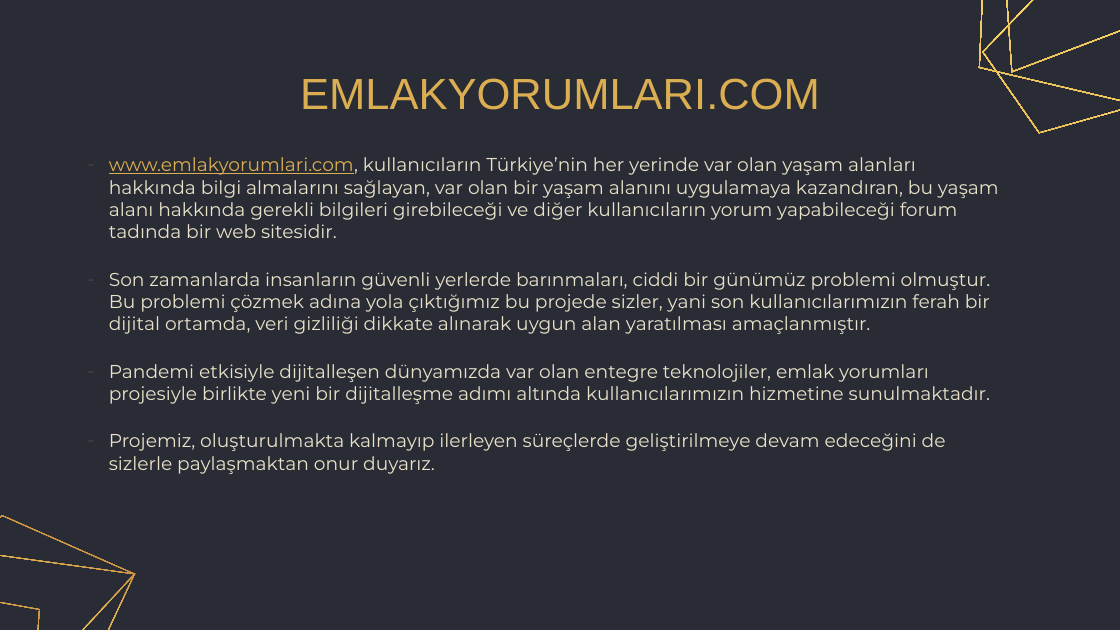
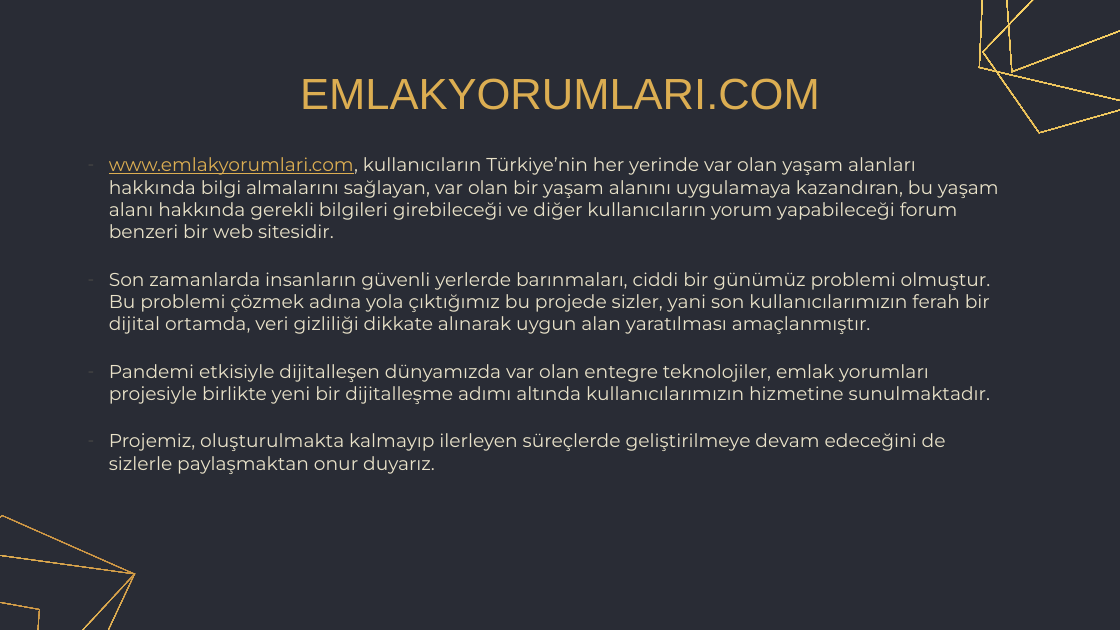
Before and after one commit to cmlblbn/Emlak_Yorumlari.com, a slide deck: slide 2 of Project_presentation/Project_presentation.pptx. Drawn at 1120x630 pixels with LibreOffice and Linux fonts; fonts in the diff are those of the drawing. Boxes give left, top, right and bottom in pixels: in the first picture for what was removed or moved away, otherwise in the second. Text is boxed around its words. In the diff, an @@ line names an element or a change of style, - is before the commit and + after.

Commit message:
Son düzenlemeler yapıldı

```diff
--- a/Project_presentation/Project_presentation.pptx
+++ b/Project_presentation/Project_presentation.pptx
@@ subtitle at (109,157,999,238): text changed @@
-– www.emlakyorumlari.com, kullanıcıların Türkiye’nin her yerinde var olan yaşam alanları hakkında bilgi almalarını sağlayan, var olan bir yaşam alanını uygulamaya kazandıran, bu yaşam alanı hakkında gerekli bilgileri girebileceği ve diğer kullanıcıların yorum yapabileceği forum tadında bir web sitesidir.
+– www.emlakyorumlari.com, kullanıcıların Türkiye’nin her yerinde var olan yaşam alanları hakkında bilgi almalarını sağlayan, var olan bir yaşam alanını uygulamaya kazandıran, bu yaşam alanı hakkında gerekli bilgileri girebileceği ve diğer kullanıcıların yorum yapabileceği forum benzeri bir web sitesidir.
```
